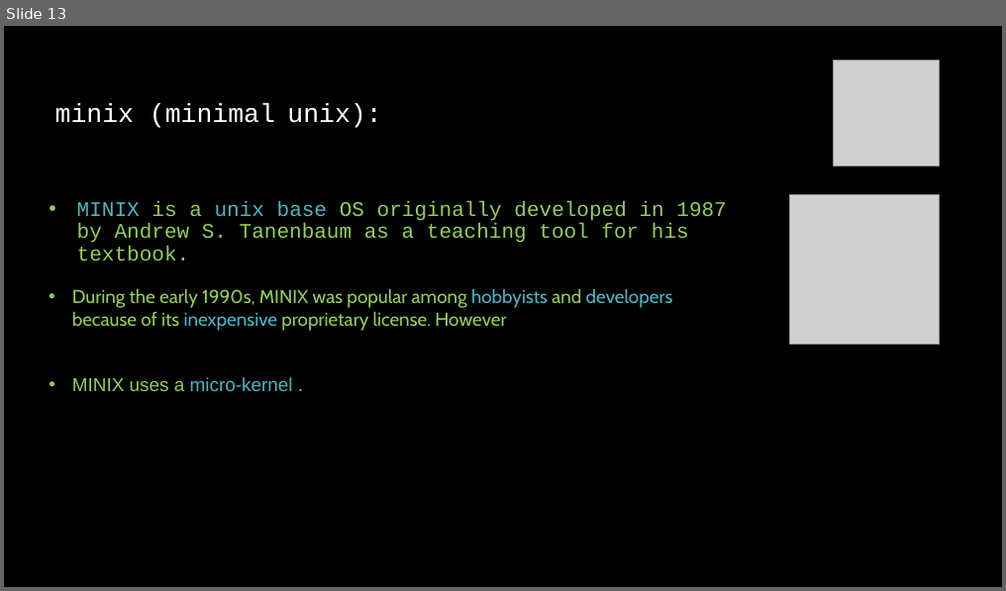
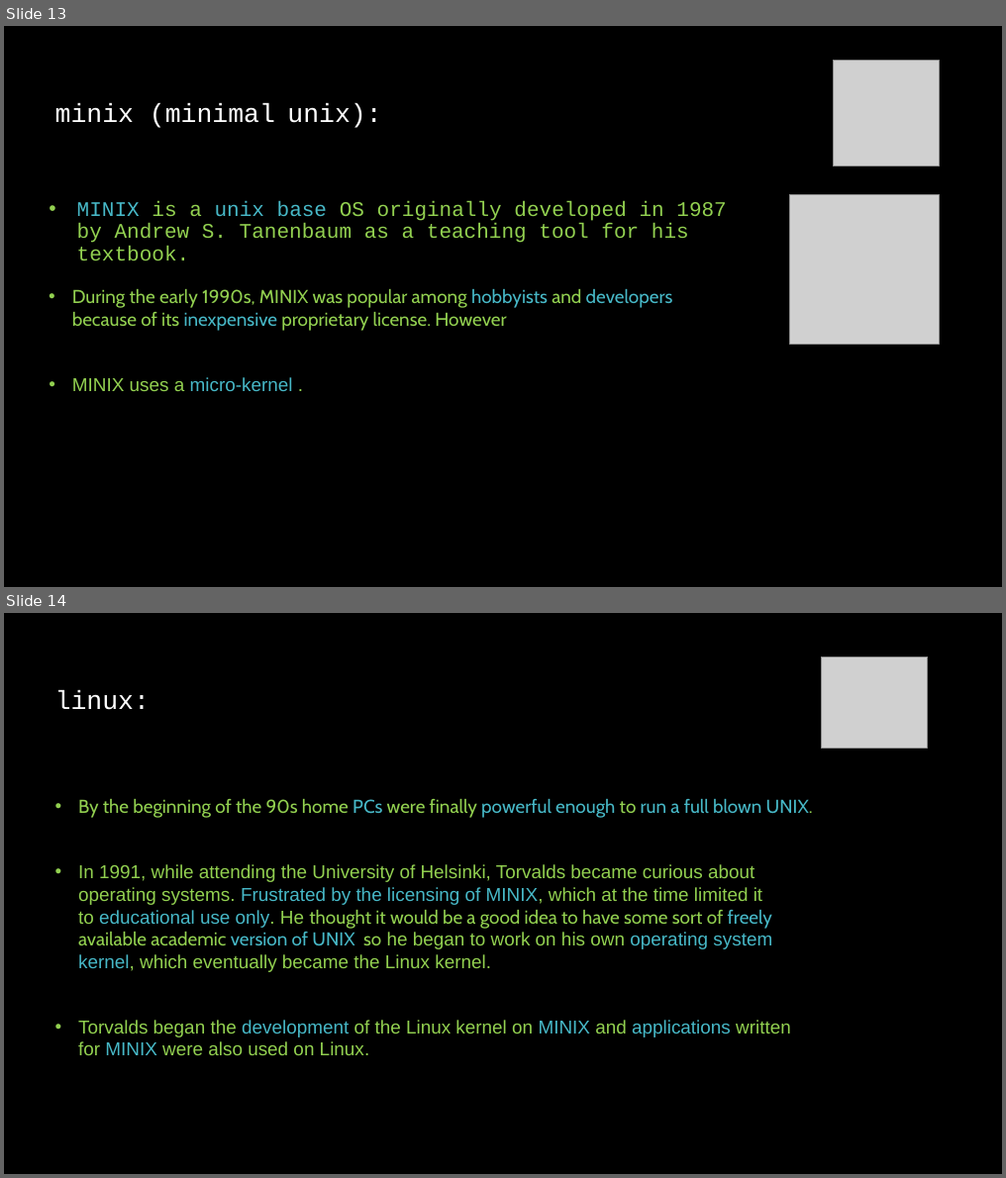
Before and after one commit to linuxfestival/introduction-to-linux-resources, a slide deck: amirkabir_linux_festival.pptx. Shown one above the other, each under a label of ours: slide 13 before the commit, slides 13 and 14 after it. The pictures are 1006x591 and 1006x1178 pixels, drawn with LibreOffice and Linux fonts; fonts in the diff are those of the drawing; grey boxes stand for pictures. Boxes give left, top, right and bottom in pixels: in the first picture for what was removed or moved away, otherwise in the second. Text is boxed around its words. In the diff, an @@ line names an element or a change of style, - is before the commit and + after.

```diff
--- a/amirkabir_linux_festival.pptx
+++ b/amirkabir_linux_festival.pptx
@@ slide 14 added at [4,613,1002,1174], background #000000 @@
@@ rectangle added at [822,657,928,744], fill #FFFFFF, outline #FFFFFF 1 pt @@
@@ picture added at [822,657,928,748] @@
@@ title added at [55,691,150,710], 25.2 pt, text #FFFFFF @@
+linux:
@@ text added at [78,799,813,818], 18 pt, text #92D050 @@
+• By the beginning of the 90s home PCs were finally powerful enough to run a full blown UNIX.
@@ text added at [78,864,772,972], 18 pt, text #92D050 @@
+• In 1991, while attending the University of Helsinki, Torvalds became curious about operating systems. Frustrated by the licensing of MINIX, which at the time limited it to educational use only. He thought it would be a good idea to have some sort of freely available academic version of UNIX so he began to work on his own operating system kernel, which eventually became the Linux kernel.
@@ text added at [78,1020,791,1056], 18 pt, text #92D050 @@
+• Torvalds began the development of the Linux kernel on MINIX and applications written for MINIX were also used on Linux.
```
Also in this commit, not shown: 2 other slides added, 1 slide removed.
